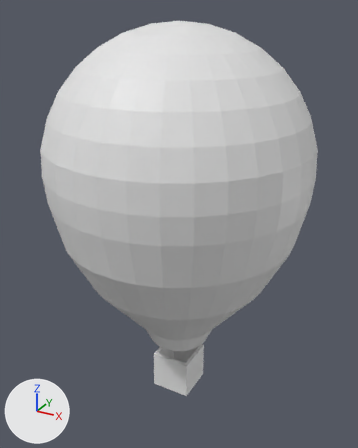
The Blender file models/balloon.blend: old version first, new version second.
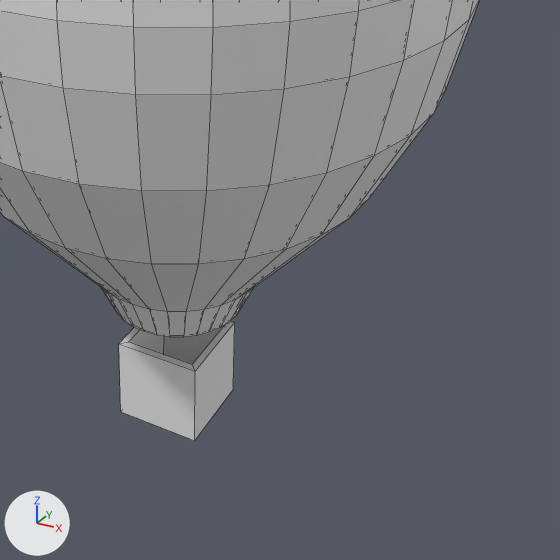
Each version is shown whole from a camera (50 mm lens) standing at (3.96, -7.21, 2.56) and looking at (-0.08, 0.15, -1.12), then close up on the part from 29% to 96% of the width and 46% to 100% of the height. Arrows for +X, +Y and +Z are at lower left; the lights stay in place. The close-ups show mesh edges as thin lines.

Names of what the first close-up shows: 'Balloon'.
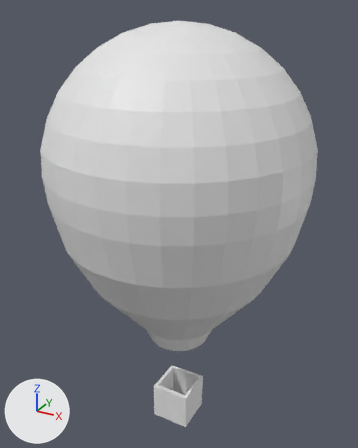
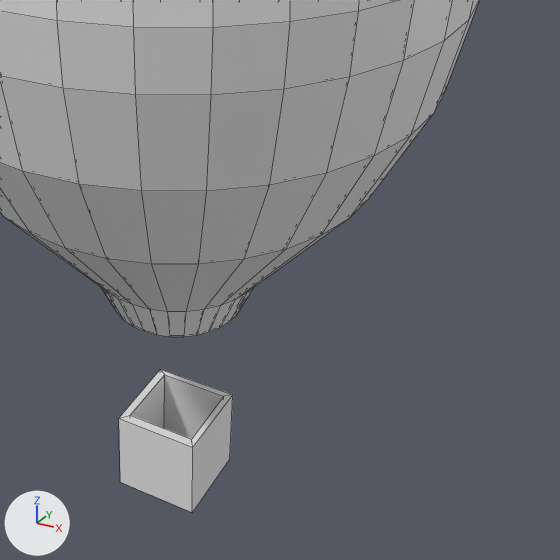
The newer file is also turned or shifted as a whole; pictures and numbers use the older file's frame.

The change, as JSON lines over the scene's bpy script:
```json
{"block": "me_cube", "where": "me_cube.from_pydata(...)  # 850 vertices, 878 faces; spans x -6.1..6.1, y -6.1..6.1, z -12.2..6.3"}
{"block": "me_cube", "where": "# used by ob_balloon; location = (0.0, 0.0, 0.0); scale = (0.375, 0.375, 0.375)"}
{"block": "me_cube", "change": "me_cube part 1: the loose piece of 16 vertices spanning x -1.0..1.0, y -1.0..1.0, z -12.2..-10.2 is moved by (0.0, 0.0, -2.1)"}
```

Pixel boxes [x1, y1, x2, y2] of what changed, in the close-ups (560 x 560 px; the box of a moved part takes in the faces that stretch with it):
```json
{"object": "Balloon", "change": "reshaped", "before": [0, 0, 479, 441], "after": [0, 0, 479, 513]}
{"part": 1, "of": "me_cube", "change": "moved or reshaped", "before": [119, 321, 235, 441], "after": [119, 369, 233, 513]}
```
